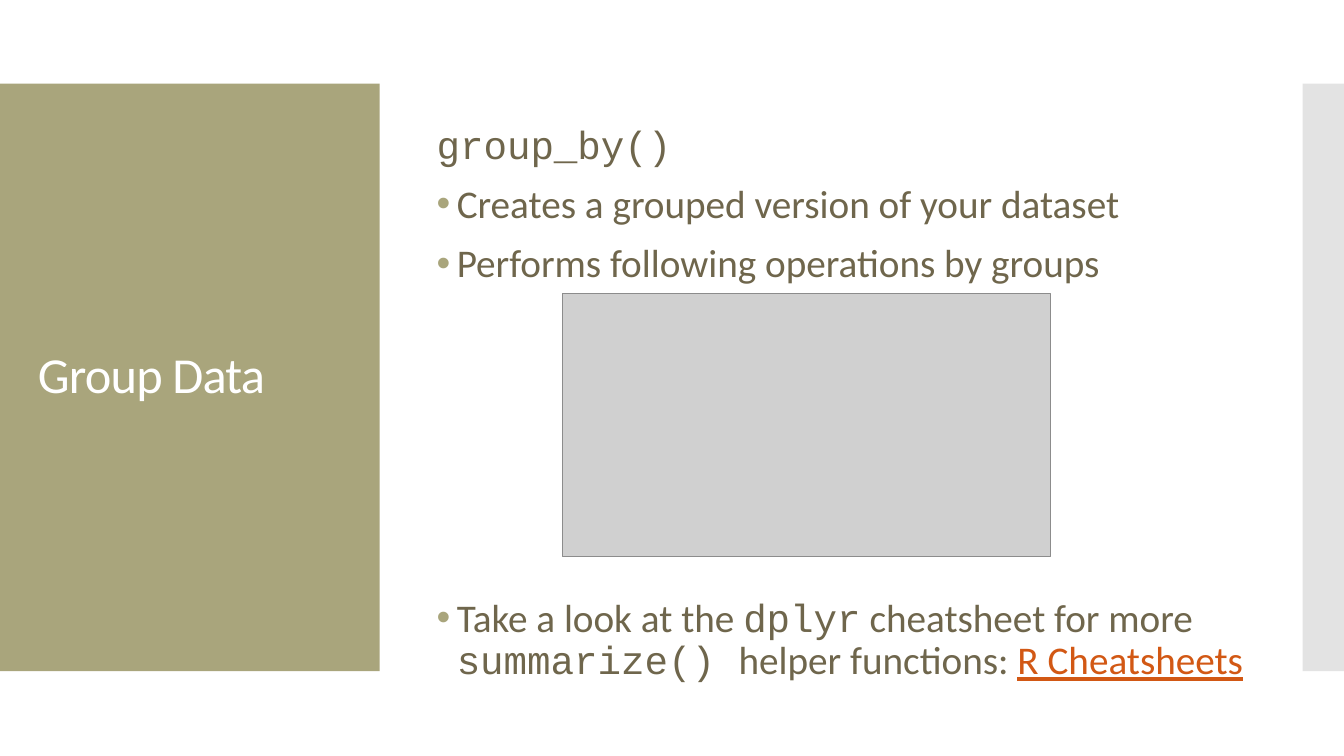
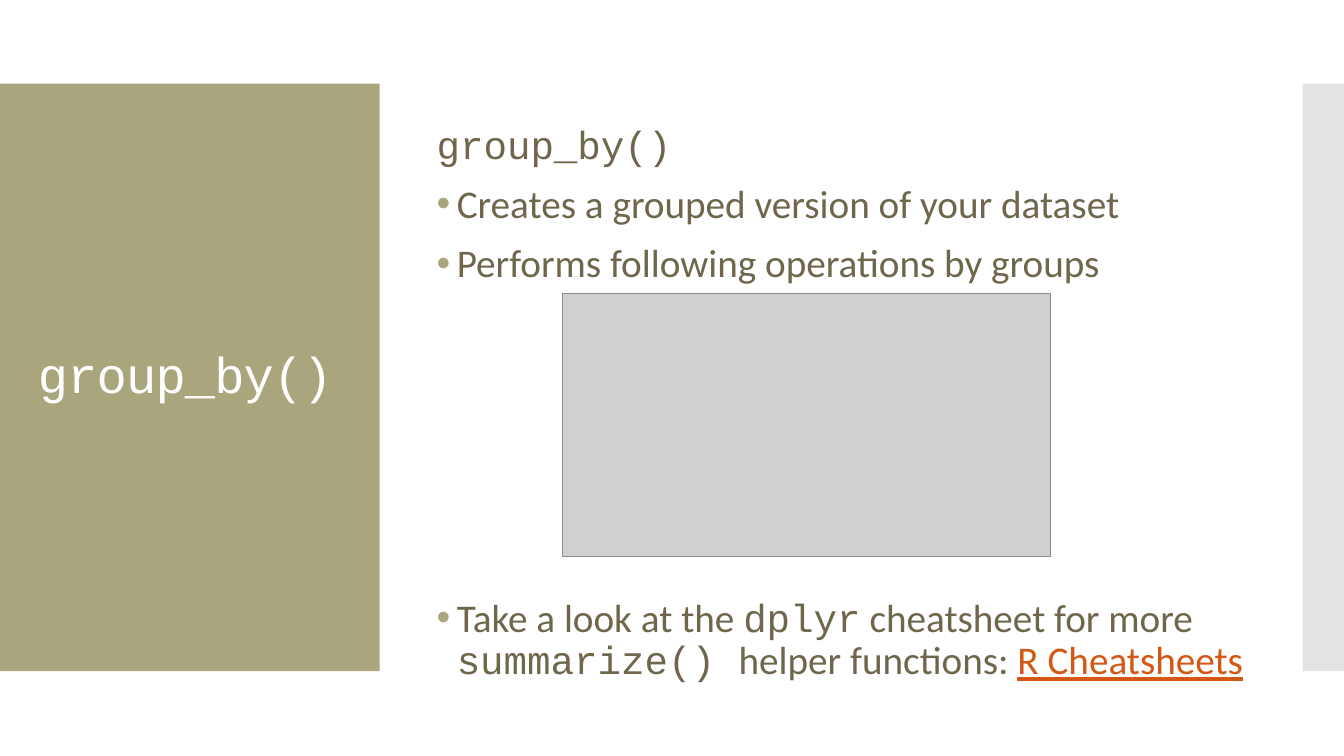
Before and after one commit to amosca01/Intro-DS-F23, a slide deck: slide 13 of slides/11-data-wrangling-aggregate-group.pptx (slide 14 before the commit). Drawn at 1344x756 pixels with LibreOffice and Linux fonts; fonts in the diff are those of the drawing; grey boxes stand for pictures. Boxes give left, top, right and bottom in pixels: in the first picture for what was removed or moved away, otherwise in the second. Text is boxed around its words. In the diff, an @@ line names an element or a change of style, - is before the commit and + after.

```diff
--- a/slides/11-data-wrangling-aggregate-group.pptx
+++ b/slides/11-data-wrangling-aggregate-group.pptx
@@ title at bbox=[38, 357, 333, 404]: text changed; font Calibri to Courier New @@
-Group Data
+group_by()
```
Also in this commit, not shown: 1 slide added, 1 slide removed, 8 other files.
